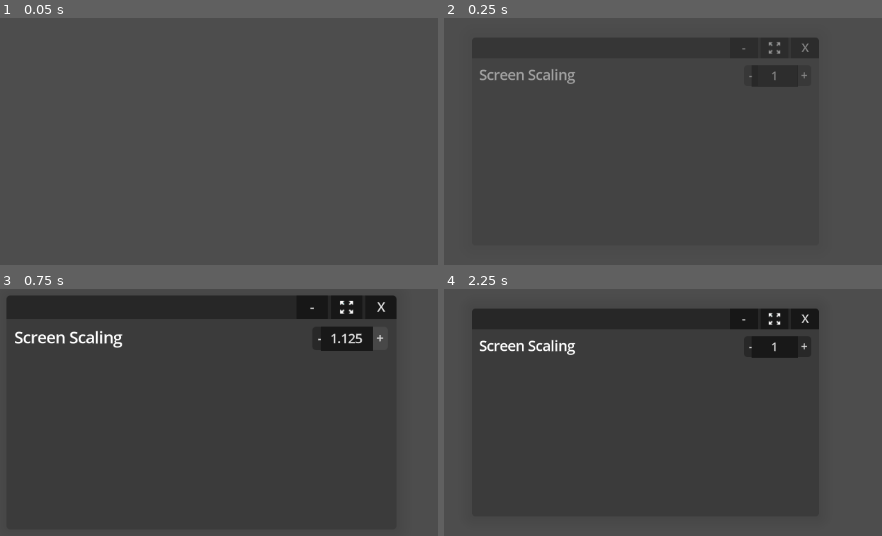
Above: before the commit, frames 1-4 (two rows, left to right).
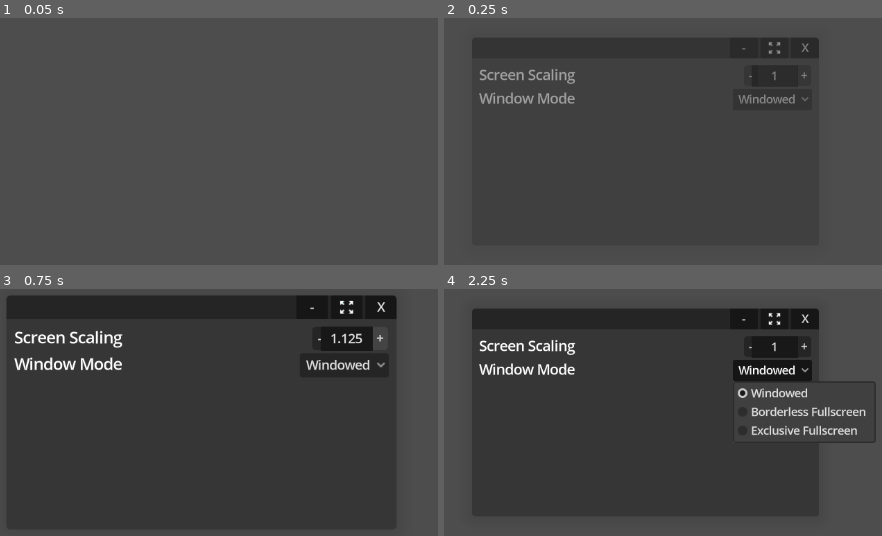
Above: after the commit, the same moments.

Repository: popcar2/GodotOS
Game: Godot game, scene res://Scenes/Window/Settings Window/settings_window.tscn
Same seed, same stepped clock (60 frames per second), same inputs: the game is played once before the commit and once after it. This scene is started directly instead of the project's main scene.
Inputs (mouse positions are in pixels of both pictures, inside the frame that each line leads up to):
- Up to frame 1 (0.05 s): no input
- Up to frame 2 (0.25 s): no input
- Up to frame 3 (0.75 s): click "+" at 0.5 s
- Up to frame 4 (2.25 s): click "-" at 1.25 s; click (772, 370) at 2 s, where only the run after the commit has a clickable "Windowed"

Frame 1 is identical in both runs. In frame 2, 0.6% of the frame differs, in the area x 7-84%, y 29-35%; in frame 3, 1.0%; in frame 4, 3.6%, in the area x 7-99%, y 28-63%.

Commit message:
Add fullscreen settings

Diff:
--- a/Scenes/Autoloads/Hotkey Manager/hotkey_manager.gd
+++ b/Scenes/Autoloads/Hotkey Manager/hotkey_manager.gd
@@ -5,7 +5,7 @@
 		for window in get_tree().get_nodes_in_group("window"):
 			window._on_close_button_pressed()
 	if event.is_action_pressed("fullscreen"):
-		if DisplayServer.window_get_mode() == DisplayServer.WINDOW_MODE_FULLSCREEN:
+		if DisplayServer.window_get_mode() == DisplayServer.WINDOW_MODE_FULLSCREEN || DisplayServer.window_get_mode() == DisplayServer.WINDOW_MODE_EXCLUSIVE_FULLSCREEN:
 			DisplayServer.window_set_mode(DisplayServer.WINDOW_MODE_WINDOWED)
 		else:
 			DisplayServer.window_set_mode(DisplayServer.WINDOW_MODE_FULLSCREEN)
--- a/Scenes/Taskbar/taskbar.tscn
+++ b/Scenes/Taskbar/taskbar.tscn
@@ -118,14 +118,19 @@
 icon_alignment = 1
 script = ExtResource("6_38i4x")
 
-[node name="HBoxContainer" type="HBoxContainer" parent="." groups=["taskbar_buttons"]]
+[node name="ScrollContainer" type="ScrollContainer" parent="."]
 layout_mode = 1
 anchors_preset = 15
 anchor_right = 1.0
 anchor_bottom = 1.0
-offset_left = 50.0
+offset_left = 48.0
 grow_horizontal = 2
 grow_vertical = 2
+
+[node name="HBoxContainer" type="HBoxContainer" parent="ScrollContainer" groups=["taskbar_buttons"]]
+layout_mode = 2
+size_flags_horizontal = 3
+size_flags_vertical = 3
 
 [connection signal="mouse_entered" from="Start Button" to="Start Button" method="_on_mouse_entered"]
 [connection signal="mouse_exited" from="Start Button" to="Start Button" method="_on_mouse_exited"]
--- a/Scenes/Window/Game Window/game_window.tscn
+++ b/Scenes/Window/Game Window/game_window.tscn
@@ -38,7 +38,7 @@
 unique_name_in_owner = true
 own_world_3d = true
 handle_input_locally = false
-size = Vector2i(2, 2)
+size = Vector2i(576, 323)
 size_2d_override = Vector2i(1152, 648)
 size_2d_override_stretch = true
 render_target_update_mode = 4
--- a/Scenes/Window/Settings Window/settings_window.tscn
+++ b/Scenes/Window/Settings Window/settings_window.tscn
@@ -1,7 +1,17 @@
-[gd_scene load_steps=12 format=3 uid="uid://5sdddkl3mfbw"]
+[gd_scene load_steps=14 format=3 uid="uid://5sdddkl3mfbw"]
 
 [ext_resource type="PackedScene" uid="uid://cojrqff5vocjv" path="res://Scenes/Window/Window.tscn" id="1_rx4sm"]
 [ext_resource type="Script" path="res://Scenes/Window/Settings Window/scaling_spinbox.gd" id="2_a71vs"]
+[ext_resource type="Script" path="res://Scenes/Window/Settings Window/window_options.gd" id="3_7t58g"]
+
+[sub_resource type="StyleBoxFlat" id="StyleBoxFlat_g2ist"]
+bg_color = Color(0.2, 0.2, 0.2, 0.862745)
+corner_radius_top_left = 5
+corner_radius_top_right = 5
+corner_radius_bottom_right = 5
+corner_radius_bottom_left = 5
+corner_detail = 10
+shadow_color = Color(0, 0, 0, 0.0784314)
 
 [sub_resource type="StyleBoxFlat" id="StyleBoxFlat_txq2q"]
 bg_color = Color(0, 0, 0, 0.313726)
@@ -42,6 +52,7 @@
 [sub_resource type="ImageTexture" id="ImageTexture_0jw4l"]
 
 [node name="Window" instance=ExtResource("1_rx4sm")]
+theme_override_styles/panel = SubResource("StyleBoxFlat_g2ist")
 
 [node name="Title Text" parent="Top Bar" index="0"]
 text = "[center]Settings"
@@ -68,13 +79,11 @@
 size_flags_horizontal = 3
 size_flags_vertical = 3
 
-[node name="GridContainer" type="GridContainer" parent="ScrollContainer/MarginContainer/VBoxContainer" index="0"]
-custom_minimum_size = Vector2(0, 40)
+[node name="Screen Scaling" type="HBoxContainer" parent="ScrollContainer/MarginContainer/VBoxContainer" index="0"]
 layout_mode = 2
-size_flags_vertical = 3
-columns = 2
+size_flags_vertical = 0
 
-[node name="RichTextLabel" type="RichTextLabel" parent="ScrollContainer/MarginContainer/VBoxContainer/GridContainer" index="0"]
+[node name="RichTextLabel" type="RichTextLabel" parent="ScrollContainer/MarginContainer/VBoxContainer/Screen Scaling" index="0"]
 custom_minimum_size = Vector2(0, 30)
 layout_mode = 2
 size_flags_horizontal = 3
@@ -82,12 +91,12 @@
 theme_override_font_sizes/normal_font_size = 20
 text = "Screen Scaling"
 
-[node name="Control" type="Control" parent="ScrollContainer/MarginContainer/VBoxContainer/GridContainer" index="1"]
+[node name="Control" type="Control" parent="ScrollContainer/MarginContainer/VBoxContainer/Screen Scaling" index="1"]
 layout_mode = 2
 size_flags_horizontal = 3
 mouse_filter = 2
 
-[node name="IncrementScaling" type="Button" parent="ScrollContainer/MarginContainer/VBoxContainer/GridContainer/Control" index="0"]
+[node name="IncrementScaling" type="Button" parent="ScrollContainer/MarginContainer/VBoxContainer/Screen Scaling/Control" index="0"]
 layout_mode = 1
 anchors_preset = 6
 anchor_left = 1.0
@@ -106,7 +115,7 @@
 theme_override_styles/pressed = SubResource("StyleBoxFlat_2u54r")
 text = "+"
 
-[node name="DecrementScaling" type="Button" parent="ScrollContainer/MarginContainer/VBoxContainer/GridContainer/Control" index="1"]
+[node name="DecrementScaling" type="Button" parent="ScrollContainer/MarginContainer/VBoxContainer/Screen Scaling/Control" index="1"]
 layout_mode = 1
 anchors_preset = 6
 anchor_left = 1.0
@@ -125,7 +134,7 @@
 theme_override_styles/pressed = SubResource("StyleBoxFlat_7822x")
 text = "-"
 
-[node name="ScalingSpinbox" type="SpinBox" parent="ScrollContainer/MarginContainer/VBoxContainer/GridContainer/Control" index="2"]
+[node name="ScalingSpinbox" type="SpinBox" parent="ScrollContainer/MarginContainer/VBoxContainer/Screen Scaling/Control" index="2"]
 layout_mode = 1
 anchors_preset = 6
 anchor_left = 1.0
@@ -147,8 +156,35 @@
 alignment = 1
 script = ExtResource("2_a71vs")
 
-[connection signal="pressed" from="ScrollContainer/MarginContainer/VBoxContainer/GridContainer/Control/IncrementScaling" to="ScrollContainer/MarginContainer/VBoxContainer/GridContainer/Control/ScalingSpinbox" method="_on_increment_scaling_pressed"]
-[connection signal="pressed" from="ScrollContainer/MarginContainer/VBoxContainer/GridContainer/Control/DecrementScaling" to="ScrollContainer/MarginContainer/VBoxContainer/GridContainer/Control/ScalingSpinbox" method="_on_decrement_scaling_pressed"]
-[connection signal="mouse_entered" from="ScrollContainer/MarginContainer/VBoxContainer/GridContainer/Control/ScalingSpinbox" to="ScrollContainer/MarginContainer/VBoxContainer/GridContainer/Control/ScalingSpinbox" method="_on_mouse_entered"]
-[connection signal="mouse_exited" from="ScrollContainer/MarginContainer/VBoxContainer/GridContainer/Control/ScalingSpinbox" to="ScrollContainer/MarginContainer/VBoxContainer/GridContainer/Control/ScalingSpinbox" method="_on_mouse_exited"]
-[connection signal="value_changed" from="ScrollContainer/MarginContainer/VBoxContainer/GridContainer/Control/ScalingSpinbox" to="ScrollContainer/MarginContainer/VBoxContainer/GridContainer/Control/ScalingSpinbox" method="_on_value_changed"]
+[node name="Window Mode" type="HBoxContainer" parent="ScrollContainer/MarginContainer/VBoxContainer" index="1"]
+layout_mode = 2
+size_flags_vertical = 0
+
+[node name="RichTextLabel" type="RichTextLabel" parent="ScrollContainer/MarginContainer/VBoxContainer/Window Mode" index="0"]
+custom_minimum_size = Vector2(0, 30)
+layout_mode = 2
+size_flags_horizontal = 3
+mouse_filter = 2
+theme_override_font_sizes/normal_font_size = 20
+text = "Window Mode"
+
+[node name="WindowOptions" type="OptionButton" parent="ScrollContainer/MarginContainer/VBoxContainer/Window Mode" index="1"]
+layout_mode = 2
+focus_mode = 0
+item_count = 3
+selected = 0
+fit_to_longest_item = false
+popup/item_0/text = "Windowed"
+popup/item_0/id = 0
+popup/item_1/text = "Borderless Fullscreen"
+popup/item_1/id = 1
+popup/item_2/text = "Exclusive Fullscreen"
+popup/item_2/id = 2
+script = ExtResource("3_7t58g")
+
+[connection signal="pressed" from="ScrollContainer/MarginContainer/VBoxContainer/Screen Scaling/Control/IncrementScaling" to="ScrollContainer/MarginContainer/VBoxContainer/Screen Scaling/Control/ScalingSpinbox" method="_on_increment_scaling_pressed"]
+[connection signal="pressed" from="ScrollContainer/MarginContainer/VBoxContainer/Screen Scaling/Control/DecrementScaling" to="ScrollContainer/MarginContainer/VBoxContainer/Screen Scaling/Control/ScalingSpinbox" method="_on_decrement_scaling_pressed"]
+[connection signal="mouse_entered" from="ScrollContainer/MarginContainer/VBoxContainer/Screen Scaling/Control/ScalingSpinbox" to="ScrollContainer/MarginContainer/VBoxContainer/Screen Scaling/Control/ScalingSpinbox" method="_on_mouse_entered"]
+[connection signal="mouse_exited" from="ScrollContainer/MarginContainer/VBoxContainer/Screen Scaling/Control/ScalingSpinbox" to="ScrollContainer/MarginContainer/VBoxContainer/Screen Scaling/Control/ScalingSpinbox" method="_on_mouse_exited"]
+[connection signal="value_changed" from="ScrollContainer/MarginContainer/VBoxContainer/Screen Scaling/Control/ScalingSpinbox" to="ScrollContainer/MarginContainer/VBoxContainer/Screen Scaling/Control/ScalingSpinbox" method="_on_value_changed"]
+[connection signal="item_selected" from="ScrollContainer/MarginContainer/VBoxContainer/Window Mode/WindowOptions" to="ScrollContainer/MarginContainer/VBoxContainer/Window Mode/WindowOptions" method="_on_item_selected"]
--- /dev/null
+++ b/Scenes/Window/Settings Window/window_options.gd
@@ -0,0 +1,25 @@
+extends OptionButton
+
+func _ready():
+	set_selected_window_mode()
+
+func _input(event):
+	if event.is_action_pressed("fullscreen"):
+		await get_tree().process_frame
+		set_selected_window_mode()
+
+func _on_item_selected(index):
+	if index == 0:
+		DisplayServer.window_set_mode(DisplayServer.WINDOW_MODE_WINDOWED)
+	elif index == 1:
+		DisplayServer.window_set_mode(DisplayServer.WINDOW_MODE_FULLSCREEN)
+	elif index == 2:
+		DisplayServer.window_set_mode(DisplayServer.WINDOW_MODE_EXCLUSIVE_FULLSCREEN)
+
+func set_selected_window_mode():
+	if DisplayServer.window_get_mode() == DisplayServer.WINDOW_MODE_WINDOWED:
+		selected = 0
+	elif DisplayServer.window_get_mode() == DisplayServer.WINDOW_MODE_FULLSCREEN:
+		selected = 1
+	elif DisplayServer.window_get_mode() == DisplayServer.WINDOW_MODE_EXCLUSIVE_FULLSCREEN:
+		selected = 2
--- a/Scenes/Window/Window.tscn
+++ b/Scenes/Window/Window.tscn
@@ -5,7 +5,7 @@
 [ext_resource type="Script" path="res://Scenes/Window/resize_drag_spot.gd" id="2_xymxc"]
 
 [sub_resource type="StyleBoxFlat" id="StyleBoxFlat_gwhiu"]
-bg_color = Color(0.2, 0.2, 0.2, 0.6)
+bg_color = Color(0.2, 0.2, 0.2, 0.666667)
 corner_radius_top_left = 5
 corner_radius_top_right = 5
 corner_radius_bottom_right = 5
